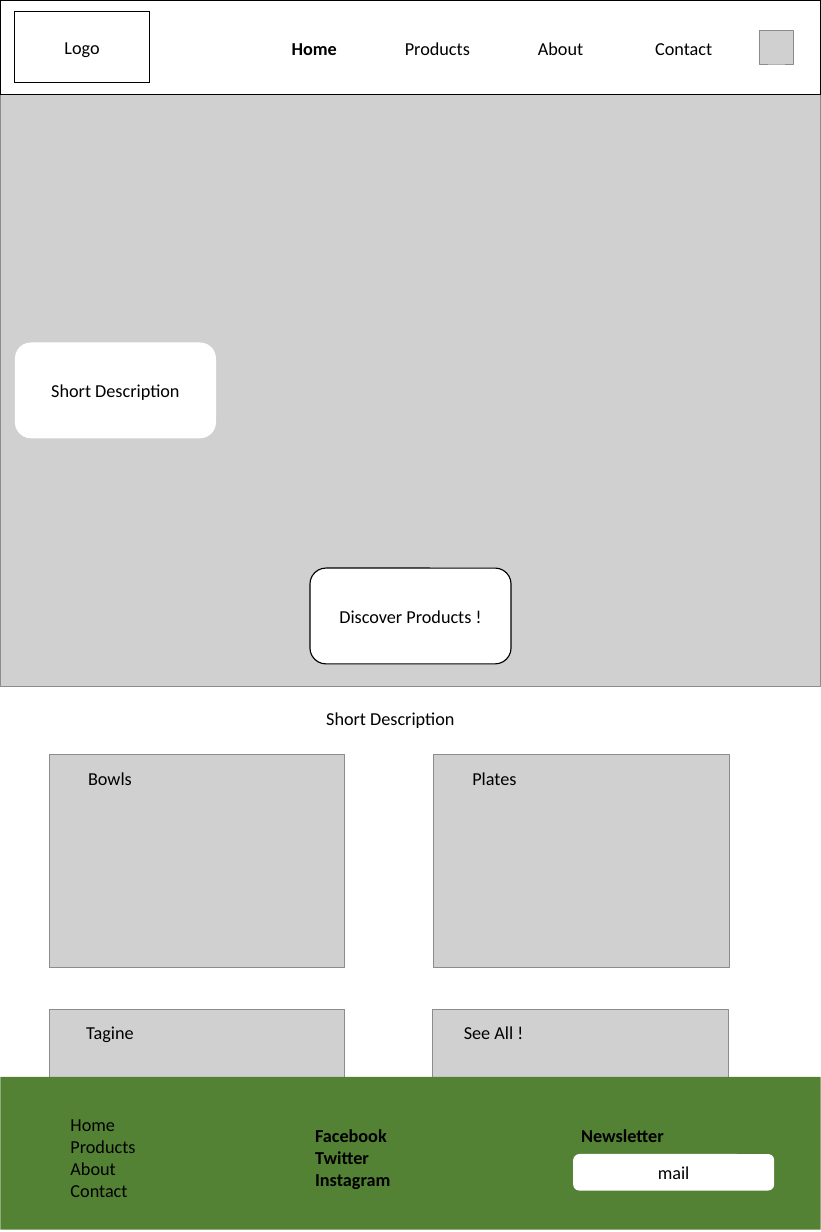
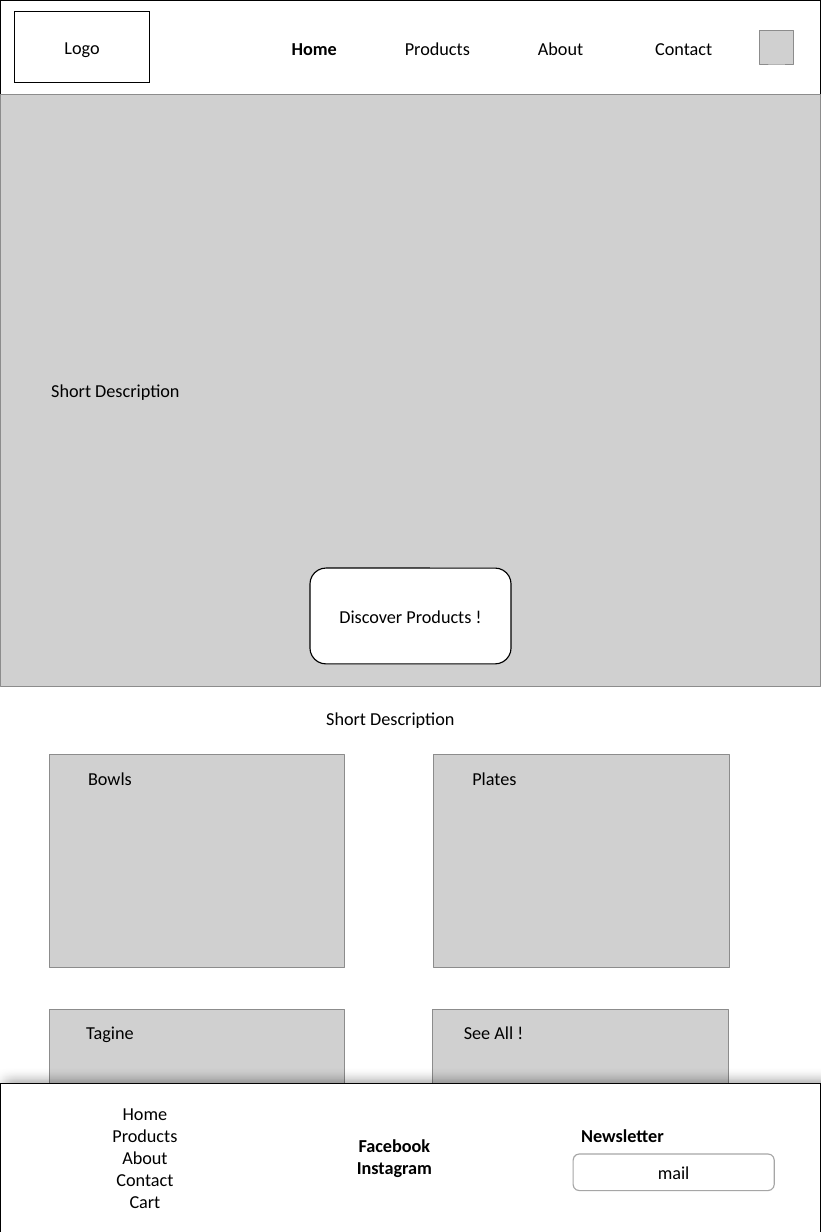
Before and after one commit to Pierrick-MADE/brookes_website, a slide deck: slide 1 of docs/Mockup.pptx. Drawn at 821x1232 pixels with LibreOffice and Linux fonts; fonts in the diff are those of the drawing; grey boxes stand for pictures; background and template pictures are left out. Boxes give left, top, right and bottom in pixels: in the first picture for what was removed or moved away, otherwise in the second. Text is boxed around its words. In the diff, an @@ line names an element or a change of style, - is before the commit and + after.

```diff
--- a/docs/Mockup.pptx
+++ b/docs/Mockup.pptx
@@ rectangle at (x1=0, y1=1, x2=820, y2=95): fill none to #FFFFFF; shadow on @@
@@ text "Short Description" moved from (x1=15, y1=342, x2=216, y2=438) to (x1=51, y1=384, x2=179, y2=400) @@
@@ text "Short Description" at (x1=51, y1=384, x2=179, y2=400): fill #FFFFFF to none @@
@@ text "Home" moved from (x1=70, y1=1119, x2=135, y2=1197) to (x1=112, y1=1108, x2=177, y2=1208) @@
@@ text "Facebook" moved from (x1=315, y1=1129, x2=390, y2=1189) to (x1=357, y1=1139, x2=432, y2=1177) @@
@@ text "Facebook" at (x1=357, y1=1139, x2=432, y2=1177): alignment left to centre @@
@@ rectangle resized from (x1=0, y1=1076, x2=820, y2=1229) to (x1=0, y1=1083, x2=820, y2=1232) @@
@@ rectangle at (x1=0, y1=1083, x2=820, y2=1232): fill #548235 to #FFFFFF; outline none to #000000 1 pt; shadow on @@
@@ text at (x1=112, y1=1108, x2=177, y2=1186): alignment left to centre @@
@@ text at (x1=315, y1=1151, x2=369, y2=1164): paragraph removed @@
-Twitter
@@ rounded rectangle "mail" at (x1=573, y1=1154, x2=774, y2=1190): outline none to #A6A6A6 1 pt @@
@@ text at (x1=130, y1=1196, x2=161, y2=1208): paragraph added @@
+Cart
```
Also in this commit, not shown: 11 other slides changed, 3 other files.
